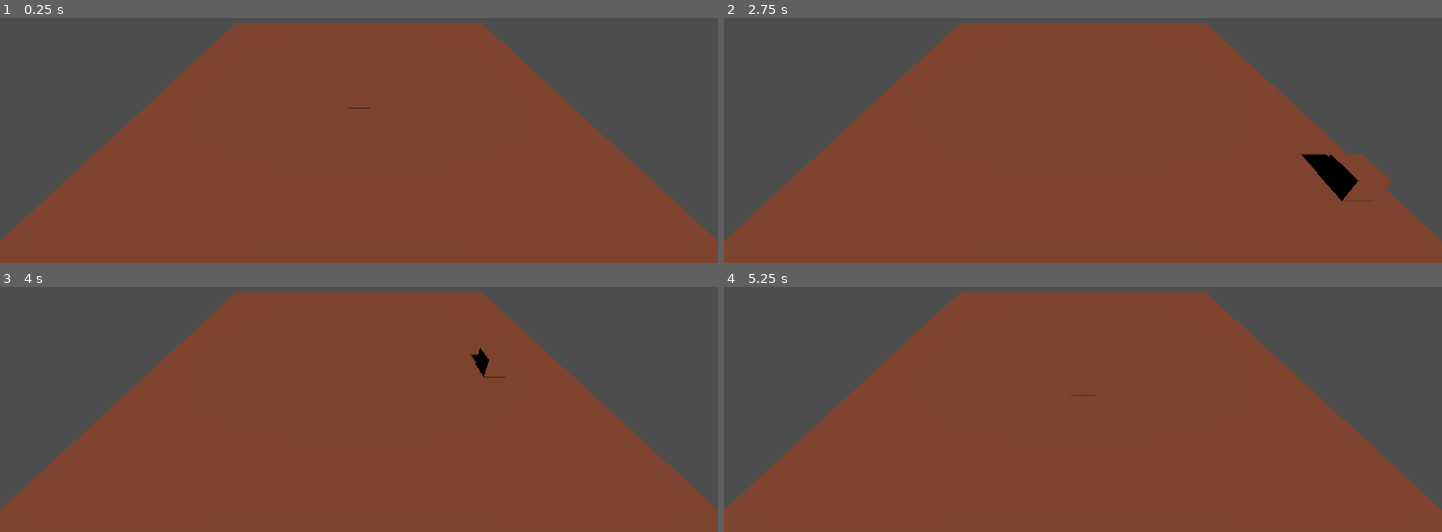
Above: before the commit, frames 1-4 (two rows, left to right).
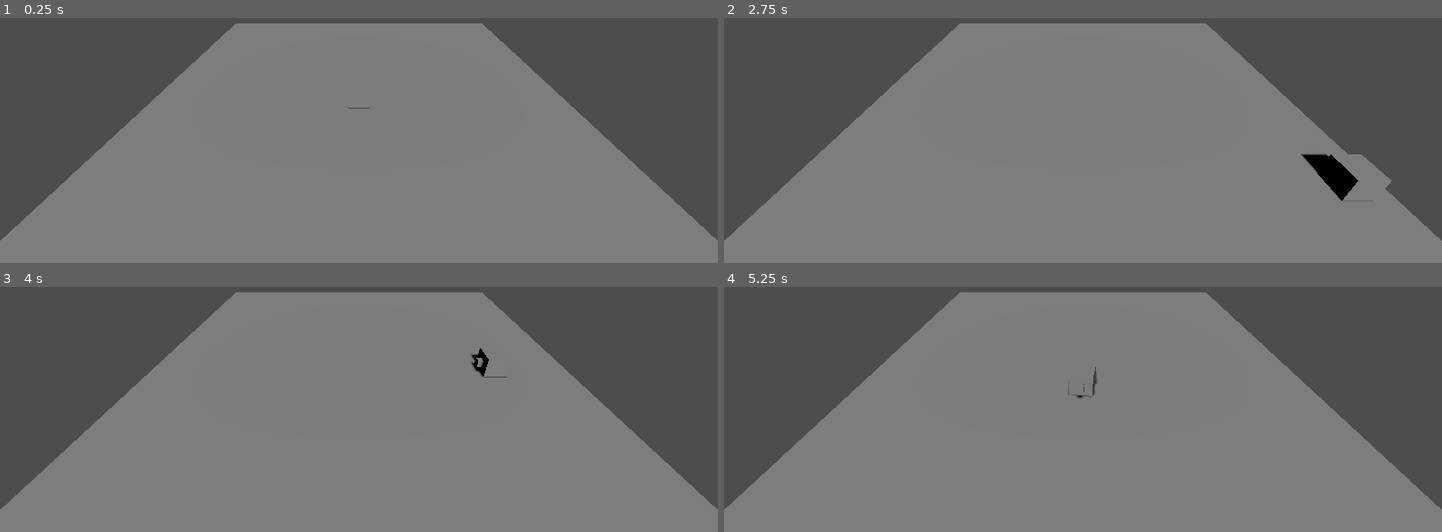
Above: after the commit, the same moments.

Repository: veloraine/greenrune
Game: Godot game, scene res://main.tscn
Two runs of this game, one before a commit and one after it. Both use one fixed random seed, a clock stepped at 60 frames per second and the inputs below.
Inputs:
- Up to frame 1 (0.25 s): no input
- Up to frame 2 (2.75 s): tap Enter at 0.5 s; hold D 0.53-1.28 s; hold S 1.28-2.03 s; hold D from 2.03 s (still down)
- Up to frame 3 (4 s): release D at 2.78 s; hold W 2.78-3.53 s; hold A from 3.53 s (still down)
- Up to frame 4 (5.25 s): release A at 5.03 s; hold S from 5.03 s (still down)

The runs differ from the first frame. In frame 1, 69% of the frame differs, in the area x 0-100%, y 2-100%; in frame 2, 68%; in frame 3, 68%; in frame 4, 69%.

Commit message:
feat: make sandbox cube turn to face its movement
Adds a Nose marker on the cube's -Z side and smoothly rotates the cube
toward its velocity with lerp_angle. Strips the teaching comments from
cube.gd and ticks the GDQuest item in the Phase 0 checklist.

Co-Authored-By: Claude <noreply@anthropic.com>

Diff:
--- a/sandbox/cube.gd
+++ b/sandbox/cube.gd
@@ -1,22 +1,12 @@
 extends CharacterBody3D
-## Scene tree (see main.tscn):
-##   Main (Node3D)             empty root; every scene needs one root node
-##   |- Sun (DirectionalLight3D) parallel light like the sun; without light everything is black
-##   |- Camera3D               your eyes; placed above and behind, tilted down
-##   |- Floor (StaticBody3D)   an immovable physics body the cube can stand on
-##   |  |- CollisionShape3D    invisible shape physics uses for the floor
-##   |  `- MeshInstance3D      the visible gray slab (looks and collision are separate)
-##   `- Cube (CharacterBody3D) this script; a body you move by code, not by physics forces
-##      |- CollisionShape3D    invisible box so the cube cannot fall through the floor
-##      `- MeshInstance3D      the visible box
 
 @export_range(1.0, 20.0) var speed: float = 6.0
 
 const GRAVITY: float = 20.0
+const TURN_SPEED: float = 10.0
 
 
 func _physics_process(delta: float) -> void:
-	# _physics_process runs at a fixed rate (60/s); movement code belongs here.
 	var input_dir: Vector2 = Vector2.ZERO
 	if Input.is_physical_key_pressed(KEY_W):
 		input_dir.y -= 1.0
@@ -27,17 +17,19 @@
 	if Input.is_physical_key_pressed(KEY_D):
 		input_dir.x += 1.0
 
-	# normalized() stops diagonal movement being faster than straight movement.
 	input_dir = input_dir.normalized()
 
-	# In 3D, X is left/right and Z is forward/back (forward is -Z). Y is up.
 	velocity.x = input_dir.x * speed
 	velocity.z = input_dir.y * speed
+
+	# No input means no direction to face, so keep the last facing.
+	if input_dir != Vector2.ZERO:
+		var target_angle: float = atan2(-velocity.x, -velocity.z)
+		rotation.y = lerp_angle(rotation.y, target_angle, TURN_SPEED * delta)
 
 	if is_on_floor():
 		velocity.y = 0.0
 	else:
 		velocity.y -= GRAVITY * delta
 
-	# Applies velocity, slides along surfaces, and updates is_on_floor().
 	move_and_slide()
--- a/sandbox/main.tscn
+++ b/sandbox/main.tscn
@@ -12,11 +12,13 @@
 
 [sub_resource type="BoxMesh" id="BoxMesh_cube"]
 
+[sub_resource type="BoxMesh" id="BoxMesh_rxeb7"]
+size = Vector3(0.3, 0.3, 0.3)
+
 [node name="Main" type="Node3D" unique_id=1119161494]
 
 [node name="Sun" type="DirectionalLight3D" parent="." unique_id=1383967292]
 transform = Transform3D(1, 0, 0, 0, 0.7071068, 0.7071068, 0, -0.7071068, 0.7071068, -0.12891388, 5.6407495, -0.3371582)
-light_color = Color(1, 0.5623432, 0.39810318, 1)
 shadow_enabled = true
 
 [node name="Camera3D" type="Camera3D" parent="." unique_id=1410528398]
@@ -40,3 +42,7 @@
 
 [node name="MeshInstance3D" type="MeshInstance3D" parent="Cube" unique_id=573722497]
 mesh = SubResource("BoxMesh_cube")
+
+[node name="Nose" type="MeshInstance3D" parent="Cube" unique_id=591094916]
+transform = Transform3D(1, 0, 0, 0, 1, 0, 0, 0, 1, 0, 0, -0.6)
+mesh = SubResource("BoxMesh_rxeb7")
Not shown, changed: PHASE_0_CHECKLIST.md
